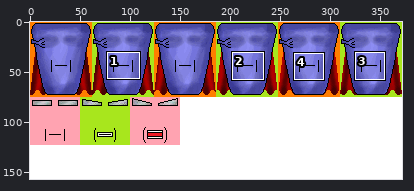
Sprite sheet, stored at trunk/Graphics/fenwaranim.png. The picture above shows the old version from afar; the outline marks the close-up.
Close-up. Before the commit:
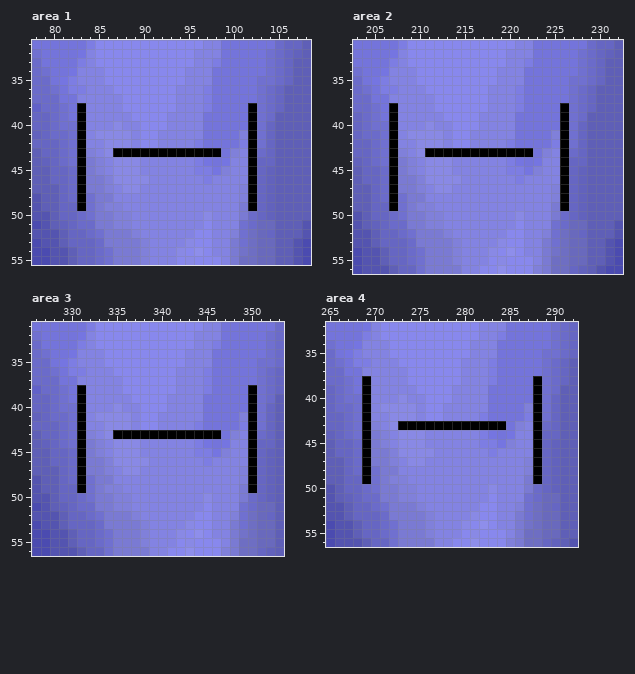
The file is 372x157 pixels. Colours within 5 levels of each other are drawn and written as one. Shown: area 1: x 78..108, y 31..55; area 2: x 203..232, y 31..56; area 3: x 326..353, y 31..56; area 4: x 265..292, y 32..56. The commit also changed other parts of the picture, which this record leaves out.
After the commit:
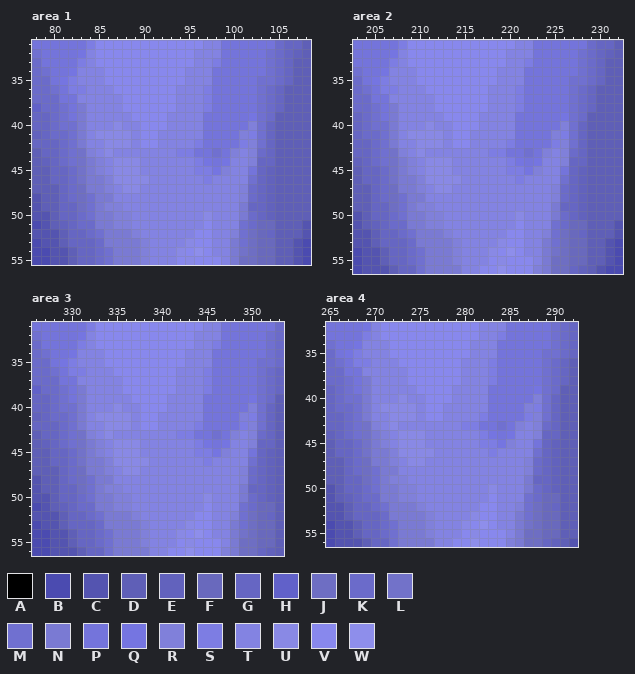
Palette (. is transparent): A #000000  B #4b4bb0  C #5454b0  D #5f5fb7  E #6262bd  F #6969bd  G #6666c3  H #6161c9  J #6e6ec3  K #6b6bca  L #7272c9  M #7070d0  N #7a7ad3  P #7474db  Q #7575e1  R #8080da  S #7d7de3  T #8383e2  U #8989e5  V #8888ed  W #8e8eeb
What changed:
Area 1:
y 38: x 83 A -> N; x 102 A -> P
y 39: x 83 A -> N; x 102 A -> Q
y 40: x 83 A -> N; x 102 A -> R
y 41: x 83 A -> N; x 102 A -> S
y 42: x 83 A -> N; x 102 A -> R
y 43: x 83 A -> L; x 87..98 AAAAAAAAAAAA -> TTTTTTTSSPPM; x 102 A -> R
y 44: x 83 A -> L; x 102 A -> R
y 45: x 83 A -> L; x 102 A -> P
y 46: x 83 A -> L; x 102 A -> M
y 47..48: x 83 A -> J; x 102 A -> K
y 49: x 83 A -> J; x 102 A -> G
Area 2:
y 38: x 207 A -> N; x 226 A -> P
y 39: x 207 A -> N; x 226 A -> Q
y 40: x 207 A -> N; x 226 A -> R
y 41: x 207 A -> N; x 226 A -> S
y 42: x 207 A -> N; x 226 A -> R
y 43: x 207 A -> L; x 211..222 AAAAAAAAAAAA -> TTTTTTTSSPPM; x 226 A -> R
y 44: x 207 A -> L; x 226 A -> R
y 45: x 207 A -> L; x 226 A -> P
y 46: x 207 A -> L; x 226 A -> M
y 47..48: x 207 A -> J; x 226 A -> K
y 49: x 207 A -> J; x 226 A -> G
Area 3:
y 38: x 331 A -> N; x 350 A -> P
y 39: x 331 A -> N; x 350 A -> Q
y 40: x 331 A -> N; x 350 A -> R
y 41: x 331 A -> N; x 350 A -> S
y 42: x 331 A -> N; x 350 A -> R
y 43: x 331 A -> L; x 335..346 AAAAAAAAAAAA -> TTTTTTTSSPPM; x 350 A -> R
y 44: x 331 A -> L; x 350 A -> R
y 45: x 331 A -> L; x 350 A -> P
y 46: x 331 A -> L; x 350 A -> M
y 47..48: x 331 A -> J; x 350 A -> K
y 49: x 331 A -> J; x 350 A -> G
Area 4:
y 38: x 269 A -> N; x 288 A -> P
y 39: x 269 A -> N; x 288 A -> Q
y 40: x 269 A -> N; x 288 A -> R
y 41: x 269 A -> N; x 288 A -> S
y 42: x 269 A -> N; x 288 A -> R
y 43: x 269 A -> L; x 273..284 AAAAAAAAAAAA -> TTTTTTTSSPPM; x 288 A -> R
y 44: x 269 A -> L; x 288 A -> R
y 45: x 269 A -> L; x 288 A -> P
y 46: x 269 A -> L; x 288 A -> M
y 47..48: x 269 A -> J; x 288 A -> K
y 49: x 269 A -> J; x 288 A -> G
Pixel boxes of the changes (left, top, right, bottom) in both close-ups:
changed: (77, 103, 86, 211)
changed: (248, 103, 257, 211)
changed: (113, 148, 221, 157)
changed: (389, 103, 569, 211)
changed: (77, 385, 86, 493)
changed: (248, 385, 257, 493)
changed: (113, 430, 221, 439)
changed: (362, 376, 542, 484)
